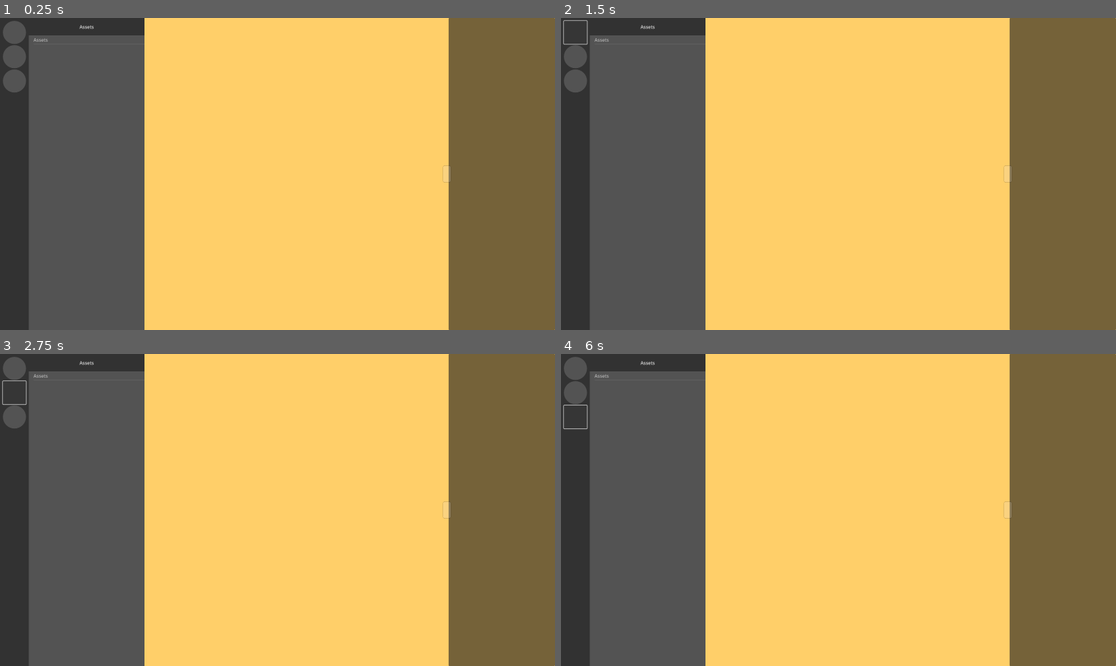
Above: before the commit, frames 1-4 (two rows, left to right).
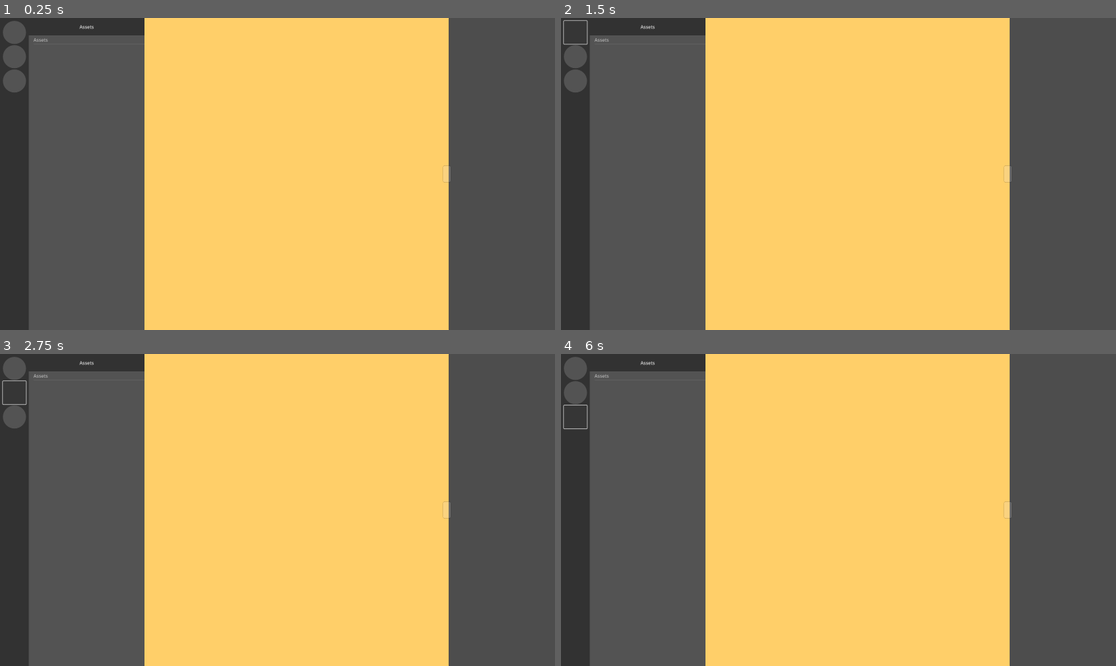
Above: after the commit, the same moments.

Repository: hunsri/3DAM
Game: Godot game, scene res://MainUI.tscn
Two runs of this game, one before a commit and one after it. Both use one fixed random seed, a clock stepped at 60 frames per second and the inputs below.
Inputs (mouse positions are in pixels of both pictures, inside the frame that each line leads up to):
- Up to frame 1 (0.25 s): no input
- Up to frame 2 (1.5 s): click "Assets" at 0.5 s; click (577, 33) at 1.25 s
- Up to frame 3 (2.75 s): click (16, 391) at 2 s
- Up to frame 4 (6 s): click (577, 416) at 2.75 s; click "Assets" at 3.5 s; click (577, 369) at 4.25 s; click (577, 391) at 5 s; click (577, 416) at 5.75 s

The runs differ from the first frame. In frame 1, 19% of the frame differs, in the area x 80-100%, y 0-100%; in frame 2, 19%; in frame 3, 19%; in frame 4, 19%.

Commit message:
adds asset-preview

Diff:
--- a/MainUI.tscn
+++ b/MainUI.tscn
@@ -29,8 +29,9 @@
 [node name="AssetExplorer2d" parent="Background" instance=ExtResource("3_j4ict")]
 layout_mode = 1
 
-[node name="AssetExplorerHandler" parent="Background/AssetExplorer2d" index="0" node_paths=PackedStringArray("dh")]
+[node name="AssetExplorerHandler" parent="Background/AssetExplorer2d" index="0" node_paths=PackedStringArray("dh", "ih")]
 dh = NodePath("../../DirectorySelector/DirectoryHandler")
+ih = NodePath("../HSplitContainer/AssetInfoSidebar/AssetInfoHandler")
 
 [node name="DirectorySelector" parent="Background" instance=ExtResource("2_skpw3")]
 layout_mode = 1
@@ -44,4 +45,5 @@
 layout_mode = 1
 
 [editable path="Background/AssetExplorer2d"]
+[editable path="Background/AssetExplorer2d/HSplitContainer/AssetInfoSidebar"]
 [editable path="Background/DirectorySelector"]
--- a/scenes/AssetInfoSidebar.tscn
+++ b/scenes/AssetInfoSidebar.tscn
@@ -1,4 +1,24 @@
-[gd_scene format=3 uid="uid://cd5a0p23y433v"]
+[gd_scene load_steps=9 format=3 uid="uid://cd5a0p23y433v"]
+
+[ext_resource type="Script" uid="uid://bfqubijg7p3yh" path="res://scripts/AssetInfoHandler.gd" id="1_5565g"]
+[ext_resource type="Theme" uid="uid://koi0noce4p5b" path="res://themes/GUI_Base_Theme.tres" id="1_feb4m"]
+
+[sub_resource type="Environment" id="Environment_feb4m"]
+background_color = Color(1, 1, 1, 0)
+ambient_light_source = 2
+ambient_light_color = Color(1, 1, 1, 1)
+reflected_light_source = 1
+
+[sub_resource type="CameraAttributesPractical" id="CameraAttributesPractical_5565g"]
+
+[sub_resource type="Compositor" id="Compositor_ik0vy"]
+
+[sub_resource type="StandardMaterial3D" id="StandardMaterial3D_feb4m"]
+
+[sub_resource type="PrismMesh" id="PrismMesh_5565g"]
+material = SubResource("StandardMaterial3D_feb4m")
+
+[sub_resource type="SeparationRayShape3D" id="SeparationRayShape3D_feb4m"]
 
 [node name="AssetInfoSidebar" type="Control"]
 layout_mode = 3
@@ -8,6 +28,10 @@
 grow_horizontal = 2
 grow_vertical = 2
 
+[node name="AssetInfoHandler" type="Node" parent="."]
+script = ExtResource("1_5565g")
+metadata/_custom_type_script = "uid://bfqubijg7p3yh"
+
 [node name="Panel" type="Panel" parent="."]
 layout_mode = 1
 anchors_preset = 15
@@ -15,11 +39,38 @@
 anchor_bottom = 1.0
 grow_horizontal = 2
 grow_vertical = 2
+theme = ExtResource("1_feb4m")
 
-[node name="Container" type="Container" parent="."]
+[node name="SubViewportContainer" type="SubViewportContainer" parent="Panel"]
+clip_contents = true
 layout_mode = 1
 anchors_preset = 15
 anchor_right = 1.0
 anchor_bottom = 1.0
 grow_horizontal = 2
 grow_vertical = 2
+stretch = true
+
+[node name="SubViewport" type="SubViewport" parent="Panel/SubViewportContainer"]
+handle_input_locally = false
+size = Vector2i(1920, 1080)
+render_target_update_mode = 4
+
+[node name="WorldEnvironment" type="WorldEnvironment" parent="Panel/SubViewportContainer/SubViewport"]
+environment = SubResource("Environment_feb4m")
+camera_attributes = SubResource("CameraAttributesPractical_5565g")
+compositor = SubResource("Compositor_ik0vy")
+
+[node name="SpawnPoint" type="Node3D" parent="Panel/SubViewportContainer/SubViewport"]
+unique_name_in_owner = true
+
+[node name="DemoObject" type="MeshInstance3D" parent="Panel/SubViewportContainer/SubViewport/SpawnPoint"]
+visible = false
+mesh = SubResource("PrismMesh_5565g")
+skeleton = NodePath("../../SpringArm3D/Camera3D")
+
+[node name="SpringArm3D" type="SpringArm3D" parent="Panel/SubViewportContainer/SubViewport"]
+shape = SubResource("SeparationRayShape3D_feb4m")
+spring_length = 3.0
+
+[node name="Camera3D" type="Camera3D" parent="Panel/SubViewportContainer/SubViewport/SpringArm3D"]
--- a/scenes/AssetTile.tscn
+++ b/scenes/AssetTile.tscn
@@ -1,11 +1,22 @@
-[gd_scene load_steps=2 format=3 uid="uid://dbn3bs55ug33l"]
+[gd_scene load_steps=3 format=3 uid="uid://dbn3bs55ug33l"]
 
 [ext_resource type="Script" uid="uid://drsci52sccyih" path="res://scripts/AssetTile2D.gd" id="1_r1mgh"]
+
+[sub_resource type="StyleBoxEmpty" id="StyleBoxEmpty_r1mgh"]
 
 [node name="AssetTile" type="Panel" node_paths=PackedStringArray("asset_name_label")]
 custom_minimum_size = Vector2(200, 200)
 script = ExtResource("1_r1mgh")
 asset_name_label = NodePath("AssetNameLabel")
+
+[node name="AssetSelectionButton" type="Button" parent="."]
+layout_mode = 1
+anchors_preset = 15
+anchor_right = 1.0
+anchor_bottom = 1.0
+grow_horizontal = 2
+grow_vertical = 2
+theme_override_styles/normal = SubResource("StyleBoxEmpty_r1mgh")
 
 [node name="AssetNameLabel" type="Label" parent="."]
 layout_mode = 1
@@ -22,3 +33,5 @@
 horizontal_alignment = 1
 clip_text = true
 text_overrun_behavior = 3
+
+[connection signal="pressed" from="AssetSelectionButton" to="." method="_on_asset_selection_button_pressed"]
--- a/scripts/AssetExplorerHandler.gd
+++ b/scripts/AssetExplorerHandler.gd
@@ -5,6 +5,7 @@
 const ASSET_VIEW_2D_LINE = preload("uid://dg77jbtit2go")
 
 @export var dh: DirectoryHandler
+@export var ih: AssetInfoHandler
 
 var asset_infos: Array[AssetInfo] = []
 
@@ -16,6 +17,10 @@
 	asset_infos = []
 	asset_infos = fetch_assets_in_directory(dh.get_currently_open_directory())
 	populate(asset_infos)
+
+func asset_clicked(file_name: String) -> void:
+	var asset_path = dh.get_currently_open_directory()+"/"+file_name
+	ih.load_model(asset_path)
 
 func fetch_assets_in_directory(directory: String) -> Array[AssetInfo]:
 	var ret: Array[AssetInfo] = []
@@ -38,6 +43,7 @@
 
 func add_tile_line(assets: Array[AssetInfo]) -> void:
 	var tile_line:Asset_View_2D_Line = ASSET_VIEW_2D_LINE.instantiate()
+	tile_line.set_asset_explorer_handler(self)
 	tile_line.populate(assets)
 	v_box_container.add_child(tile_line)
 
--- /dev/null
+++ b/scripts/AssetInfoHandler.gd
@@ -0,0 +1,28 @@
+class_name AssetInfoHandler extends Node
+
+@onready var spawn_point: Node3D = %SpawnPoint
+
+func load_model(path_to_model: String):
+
+	reset_model()
+	var file_extension = path_to_model.get_extension()
+
+	match file_extension:
+		"gltf":
+			spawn_point.add_child(_load_gltf(path_to_model))
+		"glb":
+			spawn_point.add_child(_load_gltf(path_to_model))
+
+func _load_gltf(path_to_model: String) -> Node3D:
+	var gltf := GLTFDocument.new()
+	var gltf_state := GLTFState.new()
+	var snd_file = FileAccess.open(path_to_model, FileAccess.READ)
+	var fileBytes = PackedByteArray()
+	fileBytes = snd_file.get_buffer(snd_file.get_length())
+	gltf.append_from_buffer(fileBytes, path_to_model, gltf_state, 8)
+	return gltf.generate_scene(gltf_state)
+
+func reset_model():
+	for child in spawn_point.get_children():
+		print("delete: " +child.name)
+		child.queue_free()
--- a/scripts/AssetTile2D.gd
+++ b/scripts/AssetTile2D.gd
@@ -2,5 +2,13 @@
 
 @export var asset_name_label: Label
 
+var asset_handler: AssetExplorerHandler
+
+func set_handler(p_asset_handler: AssetExplorerHandler) -> void:
+	asset_handler = p_asset_handler
+
 func set_asset_label(asset_name: String):
 	asset_name_label.text = asset_name
+
+func _on_asset_selection_button_pressed() -> void:
+	asset_handler.asset_clicked(asset_name_label.text)
--- a/scripts/AssetView2DLine.gd
+++ b/scripts/AssetView2DLine.gd
@@ -1,6 +1,10 @@
 class_name Asset_View_2D_Line extends HBoxContainer
 
 const ASSET_TILE = preload("uid://dbn3bs55ug33l")
+var _asset_explorer_handler: AssetExplorerHandler
+
+func set_asset_explorer_handler(p_asset_explorer_handler: AssetExplorerHandler):
+	_asset_explorer_handler = p_asset_explorer_handler
 
 func populate(assets: Array[AssetInfo]) -> void:
 	for i in range(assets.size()):
@@ -10,3 +14,4 @@
 	var tile:AssetTile2D = ASSET_TILE.instantiate()
 	add_child(tile)
 	tile.set_asset_label(asset_name)
+	tile.set_handler(_asset_explorer_handler)
--- a/scripts/DirectoryHandler.gd
+++ b/scripts/DirectoryHandler.gd
@@ -14,7 +14,6 @@
 	directory_name.text = default_library_name
 
 	if not is_instance_valid(explorer_handler):
-		print(explorer_handler)
 		push_error("No AssetExplorerHandler connected! Please connect one.")
 
 func _open_dir_in_explorer() -> void:
--- a/themes/GUI_Base_Theme.tres
+++ b/themes/GUI_Base_Theme.tres
@@ -1,7 +1,10 @@
-[gd_resource type="Theme" load_steps=6 format=3 uid="uid://koi0noce4p5b"]
+[gd_resource type="Theme" load_steps=7 format=3 uid="uid://koi0noce4p5b"]
 
 [sub_resource type="StyleBoxFlat" id="StyleBoxFlat_80ok1"]
 bg_color = Color(0.69411767, 0.69803923, 0.70980394, 1)
+
+[sub_resource type="StyleBoxFlat" id="StyleBoxFlat_0qip5"]
+bg_color = Color(0.3254902, 0.3254902, 0.3254902, 0.2509804)
 
 [sub_resource type="StyleBoxFlat" id="StyleBoxFlat_36jfa"]
 bg_color = Color(0.19607843, 0.19607843, 0.19607843, 1)
@@ -22,6 +25,8 @@
 [resource]
 AssetExplorer2d/base_type = &"Panel"
 AssetExplorer2d/styles/panel = SubResource("StyleBoxFlat_80ok1")
+AssetInfoSidebar/base_type = &"Panel"
+AssetInfoSidebar/styles/panel = SubResource("StyleBoxFlat_0qip5")
 DirLocHeader/base_type = &"Panel"
 DirLocHeader/styles/panel = SubResource("StyleBoxFlat_36jfa")
 DirectorySidebar/base_type = &"Tree"
Not shown, added: scripts/AssetInfoHandler.gd.uid
